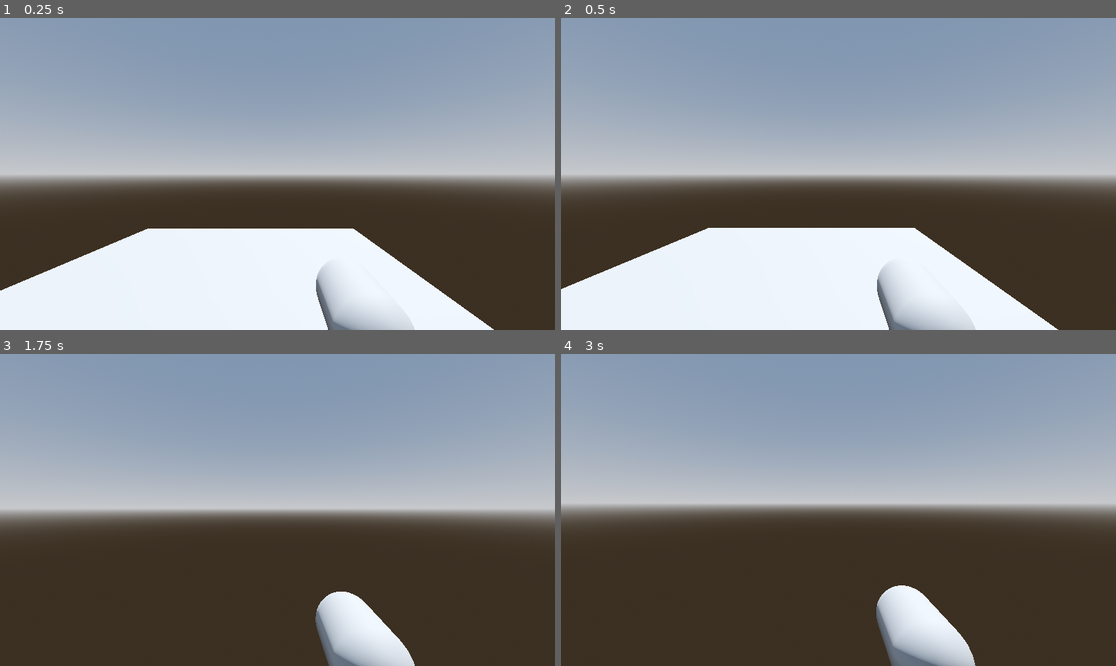
Above: before the commit, frames 1-4 (two rows, left to right).
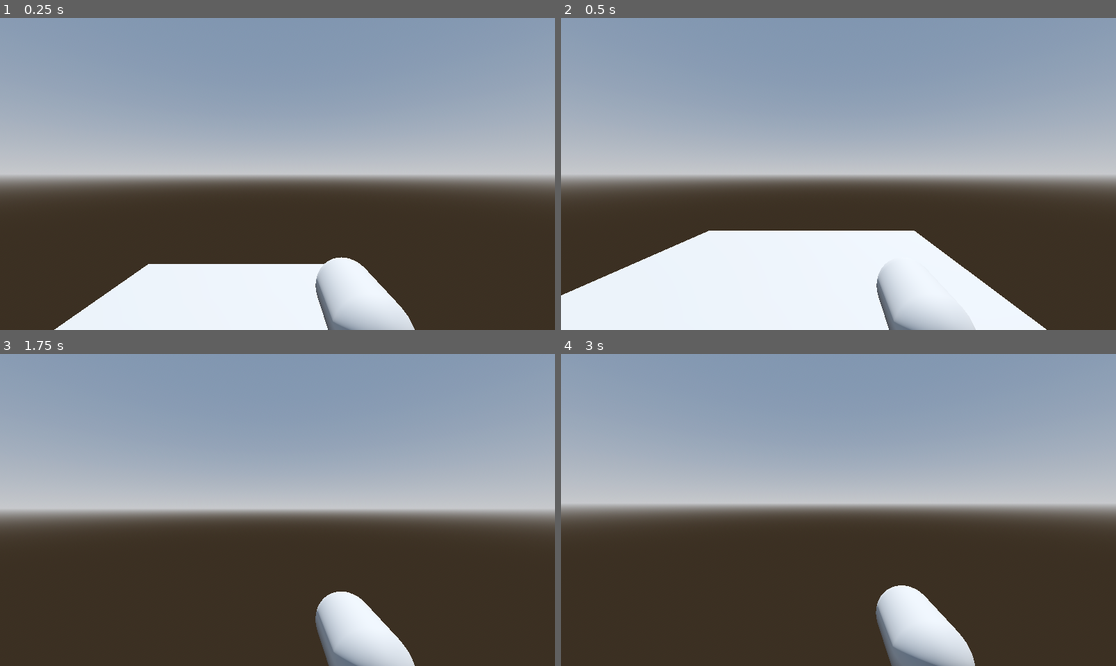
Above: after the commit, the same moments.

Repository: CodingDino/GGJ-2024
Game: Godot game, scene res://sarah_test.tscn
Same seed, same stepped clock (60 frames per second), same inputs: the game is played once before the commit and once after it.
Inputs (mouse positions are in pixels of both pictures, inside the frame that each line leads up to):
- Up to frame 1 (0.25 s): no input
- Up to frame 2 (0.5 s): no input
- Up to frame 3 (1.75 s): tap Enter (ui_accept) at 0.5, 0.77, 1.52 s; move the mouse to (305, 510) at 0.52 s; press the mouse at (305, 510) at 0.53 s; hold Up (ui_up) from 0.53 s (still down); move the mouse to (249, 510) at 1.27 s; release the mouse at (249, 510) at 1.28 s; click (249, 510) at 1.35 s
- Up to frame 4 (3 s): keep holding Up (ui_up); tap Enter (ui_accept) at 2, 2.75 s; move the mouse to (849, 503) at 2.02 s; press the mouse at (849, 503) at 2.03 s; move the mouse to (832, 516) at 2.77 s; release the mouse at (832, 516) at 2.78 s; click (832, 516) at 2.85 s

The runs differ from the first frame. In frame 1, 11% of the frame differs, in the area x 0-89%, y 67-100%; in frame 2, 1.2%; in frame 3, less than 0.1%; in frame 4, less than 0.1%.

Commit message:
Fix player positioning

Diff:
--- a/player.tscn
+++ b/player.tscn
@@ -10,11 +10,12 @@
 script = ExtResource("1_gr5sa")
 
 [node name="CollisionShape3D" type="CollisionShape3D" parent="."]
+transform = Transform3D(1, 0, 0, 0, 1, 0, 0, 0, 1, 0, 1, 0)
 shape = SubResource("CapsuleShape3D_youko")
 
 [node name="MeshInstance3D" type="MeshInstance3D" parent="."]
-transform = Transform3D(0.25, 0, 0, 0, -1.09278e-08, 0.25, 0, -0.25, -1.09278e-08, 0.294387, 0, -0.764697)
+transform = Transform3D(0.25, 0, 0, 0, -1.09278e-08, 0.25, 0, -0.25, -1.09278e-08, 0.294, 1, -0.765)
 mesh = SubResource("CapsuleMesh_t6p1v")
 
 [node name="Camera3D" type="Camera3D" parent="."]
-transform = Transform3D(1, 0, 0, 0, 1, 0, 0, 0, 1, 0, 0.5, 0)
+transform = Transform3D(1, 0, 0, 0, 1, 0, 0, 0, 1, 0, 1.5, 0)
